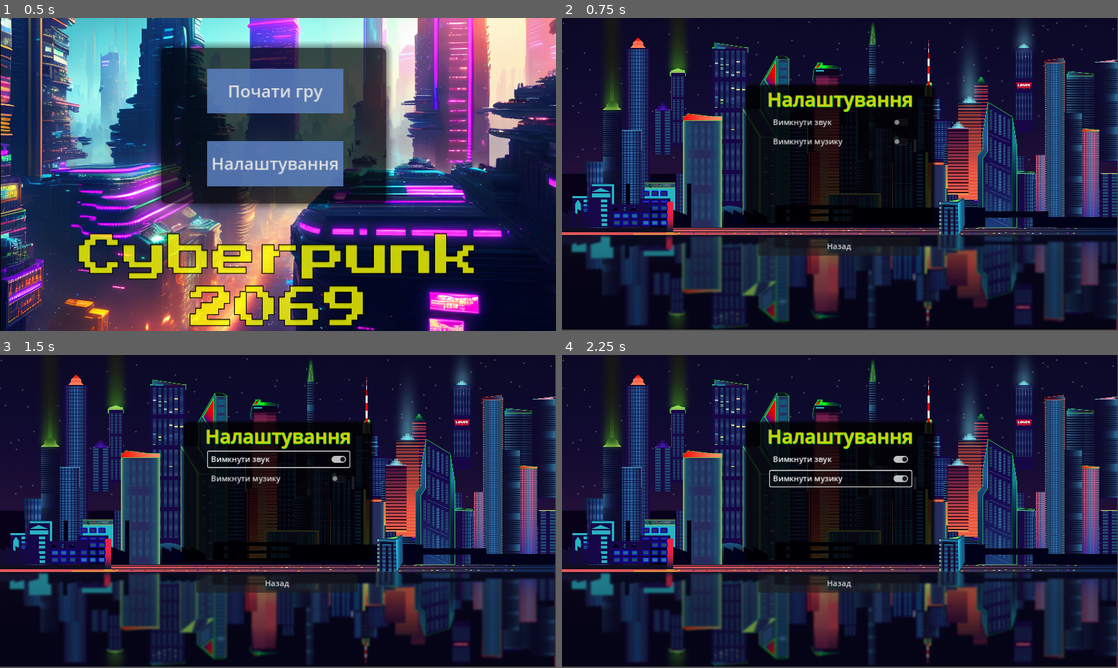
Above: before the commit, frames 1-4 (two rows, left to right).
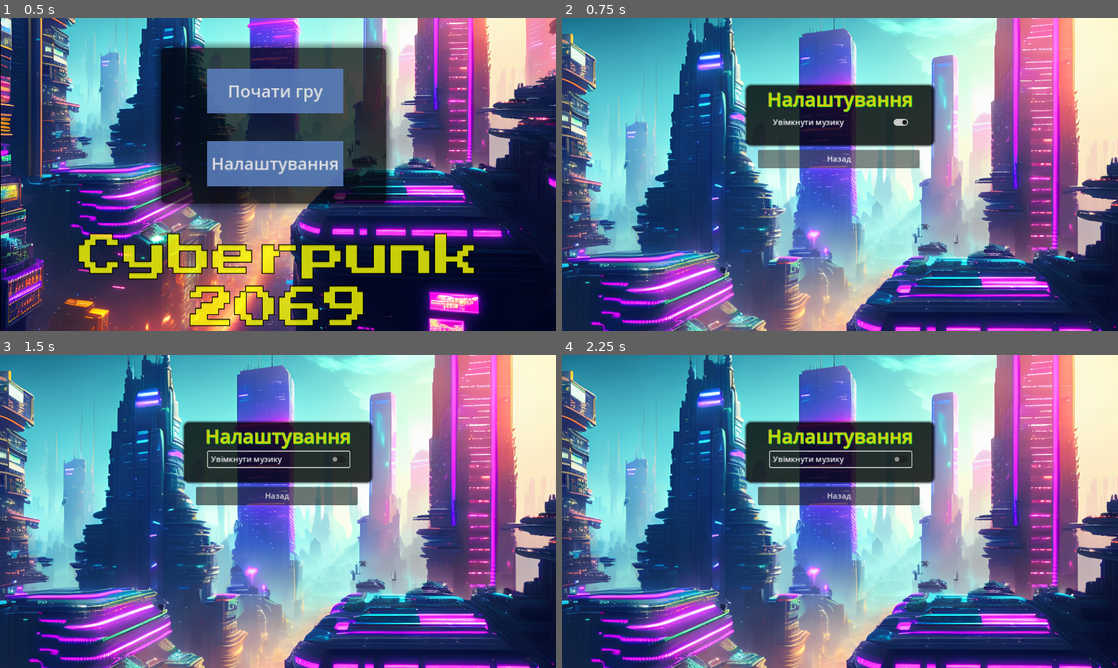
Above: after the commit, the same moments.

Repository: liketaurus/SE-practice-template
Game: Godot game, scene res://Scenes/menu.tscn
The game is run twice, just before and just after one commit, with the same random seed, the same clock (stepped at 60 frames per second) and the same inputs.
Inputs (mouse positions are in pixels of both pictures, inside the frame that each line leads up to):
- Up to frame 1 (0.5 s): no input
- Up to frame 2 (0.75 s): click "Налаштування" at 0.5 s
- Up to frame 3 (1.5 s): click "Вимкнути звук" (after the commit: "Увімкнути музику") at 1.25 s
- Up to frame 4 (2.25 s): click (840, 480) at 2 s, where only the run before the commit has a clickable "Вимкнути музику"

Frame 1 is identical in both runs. In frame 2, 95% of the frame differs, in the area x 0-100%, y 0-100%; in frame 3, 94%; in frame 4, 95%.

Commit message:
Fixed setting menu

Diff:
--- a/src/Cyberpunk2069/Scenes/settings.tscn
+++ b/src/Cyberpunk2069/Scenes/settings.tscn
@@ -1,7 +1,7 @@
 [gd_scene load_steps=5 format=3 uid="uid://d1wie8f06jwas"]
 
-[ext_resource type="Texture2D" uid="uid://c8ywycbmqvmkv" path="res://Textures/MenuImage.jpg" id="1_2coh7"]
 [ext_resource type="Script" path="res://Scripts/settings.gd" id="1_kolho"]
+[ext_resource type="Texture2D" uid="uid://dmm2u4msc43s3" path="res://assets/main_menu.png" id="2_n6tvq"]
 
 [sub_resource type="StyleBoxFlat" id="StyleBoxFlat_8k2qv"]
 bg_color = Color(0, 0, 0, 0.537255)
@@ -21,23 +21,23 @@
 [node name="Settings" type="Node2D"]
 script = ExtResource("1_kolho")
 
-[node name="MenuImage" type="Sprite2D" parent="."]
-position = Vector2(575, 322)
-scale = Vector2(0.3, 0.299769)
-texture = ExtResource("1_2coh7")
+[node name="MainMenu" type="Sprite2D" parent="."]
+position = Vector2(563, 473)
+scale = Vector2(0.884259, 0.884259)
+texture = ExtResource("2_n6tvq")
 
 [node name="Button" type="Button" parent="."]
 offset_left = 406.0
-offset_top = 454.0
+offset_top = 273.0
 offset_right = 741.0
-offset_bottom = 492.0
+offset_bottom = 311.0
 text = "Назад"
 
 [node name="Label" type="Label" parent="."]
 offset_left = 382.0
 offset_top = 140.0
 offset_right = 770.0
-offset_bottom = 426.0
+offset_bottom = 263.0
 theme_type_variation = &"HeaderMedium"
 theme_override_styles/normal = SubResource("StyleBoxFlat_8k2qv")
 text = "Налаштування"
@@ -49,13 +49,7 @@
 offset_top = 200.0
 offset_right = 724.0
 offset_bottom = 231.0
-text = "Вимкнути звук"
-
-[node name="CheckButton2" type="CheckButton" parent="."]
-offset_left = 431.0
-offset_top = 240.0
-offset_right = 724.0
-offset_bottom = 271.0
-text = "Вимкнути музику"
+button_pressed = true
+text = "Увімкнути музику"
 
 [connection signal="pressed" from="Button" to="." method="_on_button_pressed"]
--- a/src/Cyberpunk2069/Scripts/settings.gd
+++ b/src/Cyberpunk2069/Scripts/settings.gd
@@ -2,3 +2,10 @@
 
 func _on_button_pressed():
 	get_tree().change_scene_to_file("res://Scenes/menu.tscn")
+
+func _ready():
+	$CheckButton.button_pressed = Global.enable_music
+	$CheckButton.connect("toggled", toggled)
+
+func toggled(togled_on: bool):
+	Global.enable_music = togled_on
--- a/src/Cyberpunk2069/global.gd
+++ b/src/Cyberpunk2069/global.gd
@@ -1,4 +1,6 @@
 extends Node
+
+var enable_music = true
 
 var keys_found = 0
 var hp = 3
